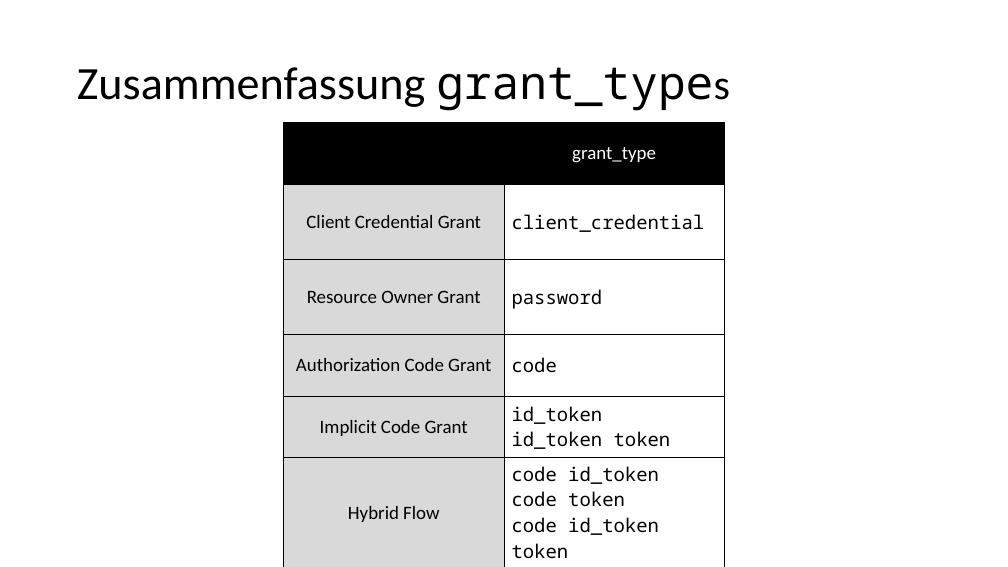
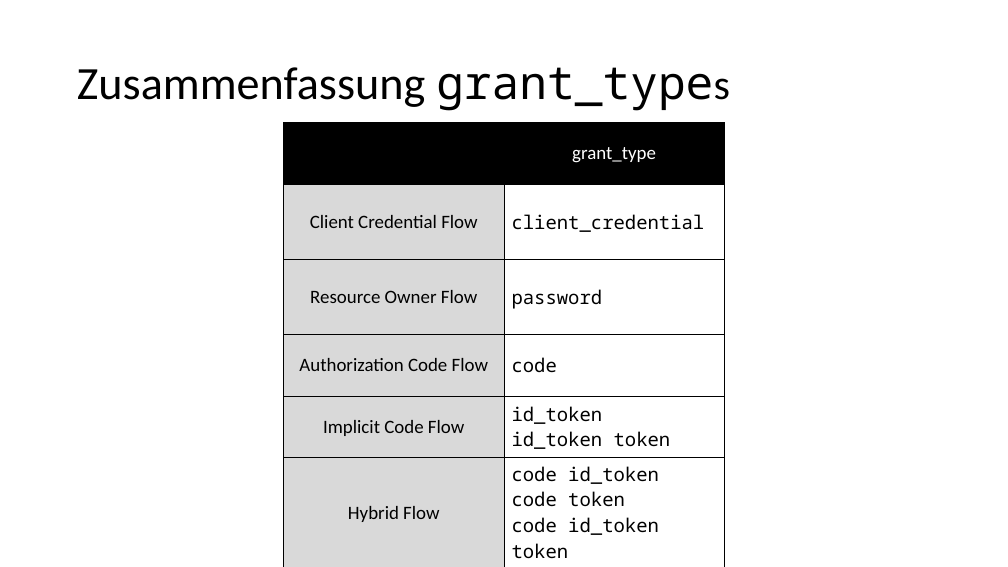
Before and after one commit to danielwagn3r/openid-workshop, a slide deck: slide 44 of OpenID & OAuth.pptx. Drawn at 1008x567 pixels with LibreOffice and Linux fonts; fonts in the diff are those of the drawing. Boxes give left, top, right and bottom in pixels: in the first picture for what was removed or moved away, otherwise in the second. Text is boxed around its words. In the diff, an @@ line names an element or a change of style, - is before the commit and + after.

Commit message:
Update slides

```diff
--- a/OpenID & OAuth.pptx
+++ b/OpenID & OAuth.pptx
@@ table at (284,123,724,563) @@
-row 2, column 1: Client Credential Grant
+row 2, column 1: Client Credential Flow
-row 3, column 1: Resource Owner Grant
+row 3, column 1: Resource Owner Flow
-row 4, column 1: Authorization Code Grant
+row 4, column 1: Authorization Code Flow
-row 5, column 1: Implicit Code Grant
+row 5, column 1: Implicit Code Flow
```
Also in this commit, not shown: 2 other slides changed.
